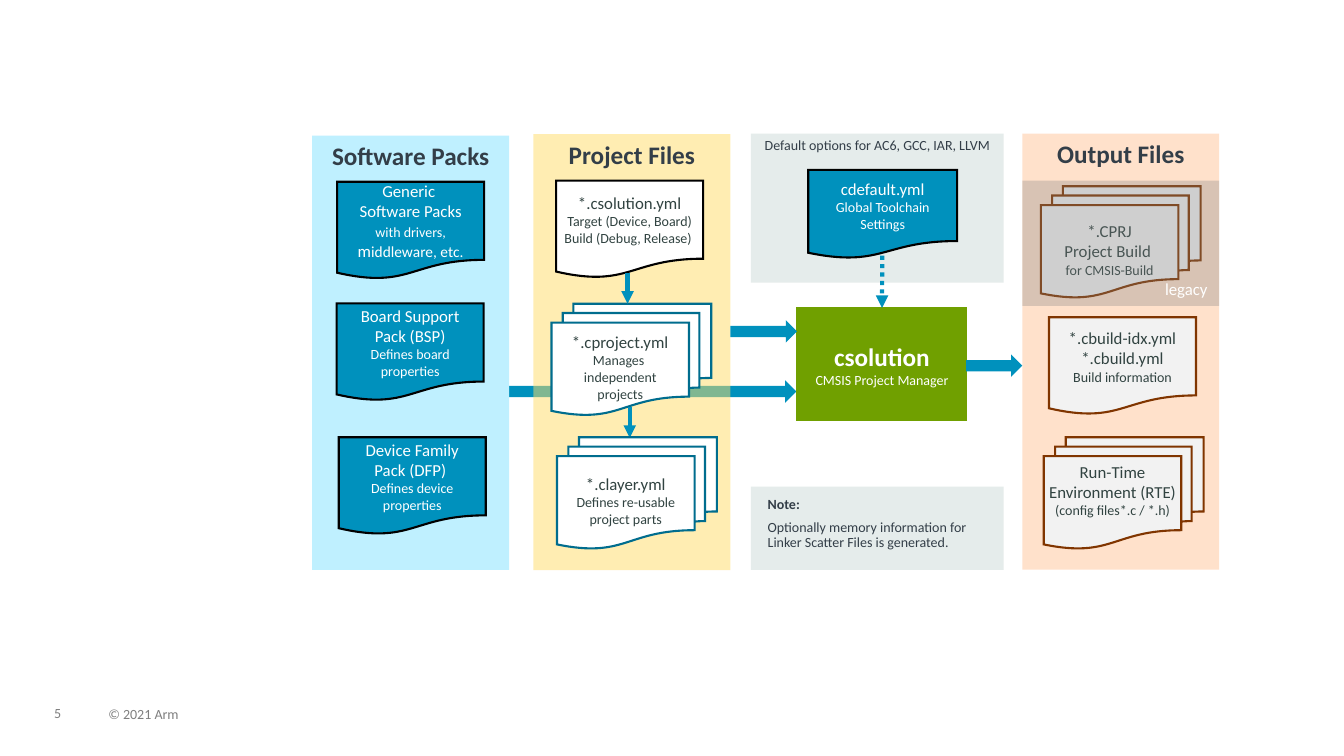
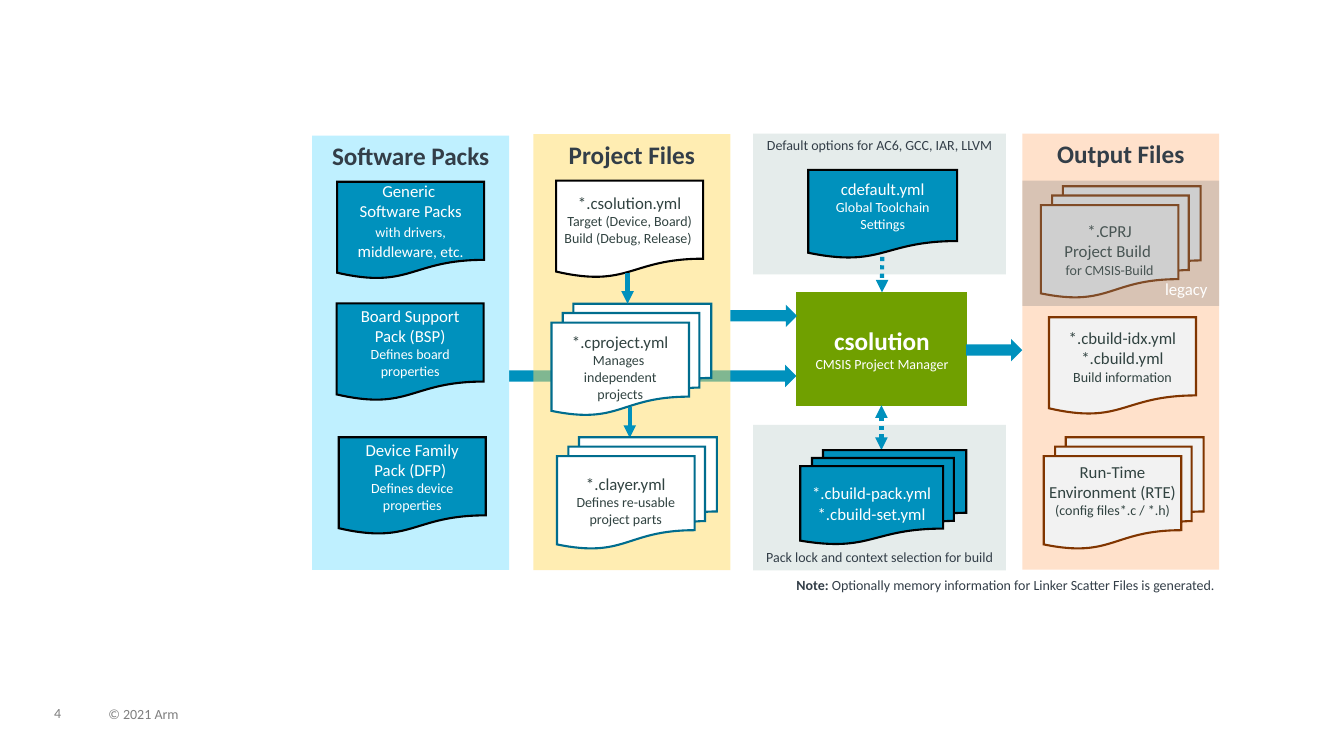
Before and after one commit to Open-CMSIS-Pack/cmsis-toolbox, a slide deck: slide 4 of docs/images/overview.pptx (slide 5 before the commit). Drawn at 1344x756 pixels with LibreOffice and Linux fonts; fonts in the diff are those of the drawing. Boxes give left, top, right and bottom in pixels: in the first picture for what was removed or moved away, otherwise in the second. Text is boxed around its words. In the diff, an @@ line names an element or a change of style, - is before the commit and + after.

Commit message:
CMSIS-Toolbox 2.2.0 (WiP) added: (#82)
- simplified generator integration
- context-set option including cbuild-set.yml
- cbuild-pack.yml for reproducible builds
- additional processor: options (fpu, mve, branch-protection)
- overall cleanup of the documentation

```diff
--- a/docs/images/overview.pptx
+++ b/docs/images/overview.pptx
@@ rectangle "Default options for AC6, GCC, ...": place and size @@
-rectangle "Default options for AC6, GCC, ..." at box(751, 134, 1004, 283)
+rectangle "Default options for AC6, GCC, ..." at box(753, 134, 1006, 275)
@@ 3 right arrows, 1 rectangle, 1 arrow: place and size @@
-3 right arrows, 1 rectangle, 1 arrow at box(450, 247, 1023, 421)
+3 right arrows, 1 rectangle, 1 arrow at box(450, 232, 1023, 405)
@@ double arrow added from (881, 451) to (881, 405), #0091BD 3 pt dashed @@
@@ rectangle added at box(753, 424, 1006, 570), fill #E5ECEB, 10 pt, text #333E48 @@
+Pack lock and context selection for build
@@ flow chart multidocument added at box(801, 451, 967, 544), fill #0091BD, outline #000000 1.5 pt, 12 pt, text #FFFFFF @@
+*.cbuild-pack.yml
+*.cbuild-set.yml
@@ rectangle removed at box(751, 487, 1004, 570) @@
@@ text "Note: Optionally memory information for ..." rewrapped from box(768, 500, 966, 550) to box(796, 580, 1214, 593) @@
@@ page number at box(54, 709, 61, 718): text changed @@
-5
+4
```
Also in this commit, not shown: 1 slide added, 1 slide removed, 10 other files.
